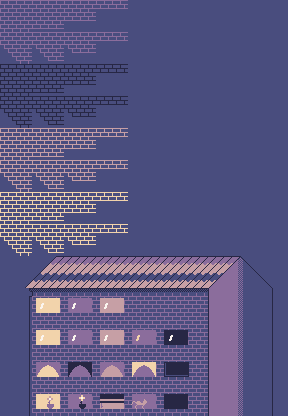
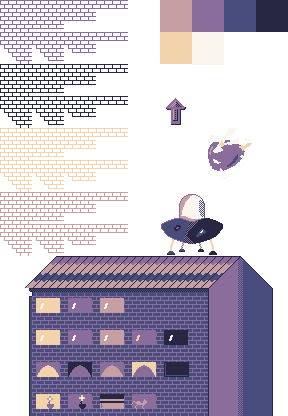
Layered file, before and after one edit (288x416). Changes by layer:
added layer "Layer 12" above "Layer 11" over bbox(165, 97, 186, 125)
added layer "Swatches" above "Windows" over bbox(160, 0, 288, 65)
painted on "Windows" over bbox(164, 394, 188, 409)
painted on "Bricks" over bbox(0, 128, 128, 256)
added layer "Ship" above "Layer 10" over bbox(161, 194, 223, 255)
added layer "Layer 10" above "Layer 2 copy 4" over bbox(25, 127, 273, 416)
hid "Layer 2 copy 4", painted on it over bbox(0, 64, 288, 416)
hid "Layer 2 copy 3" over bbox(0, 0, 288, 416)
